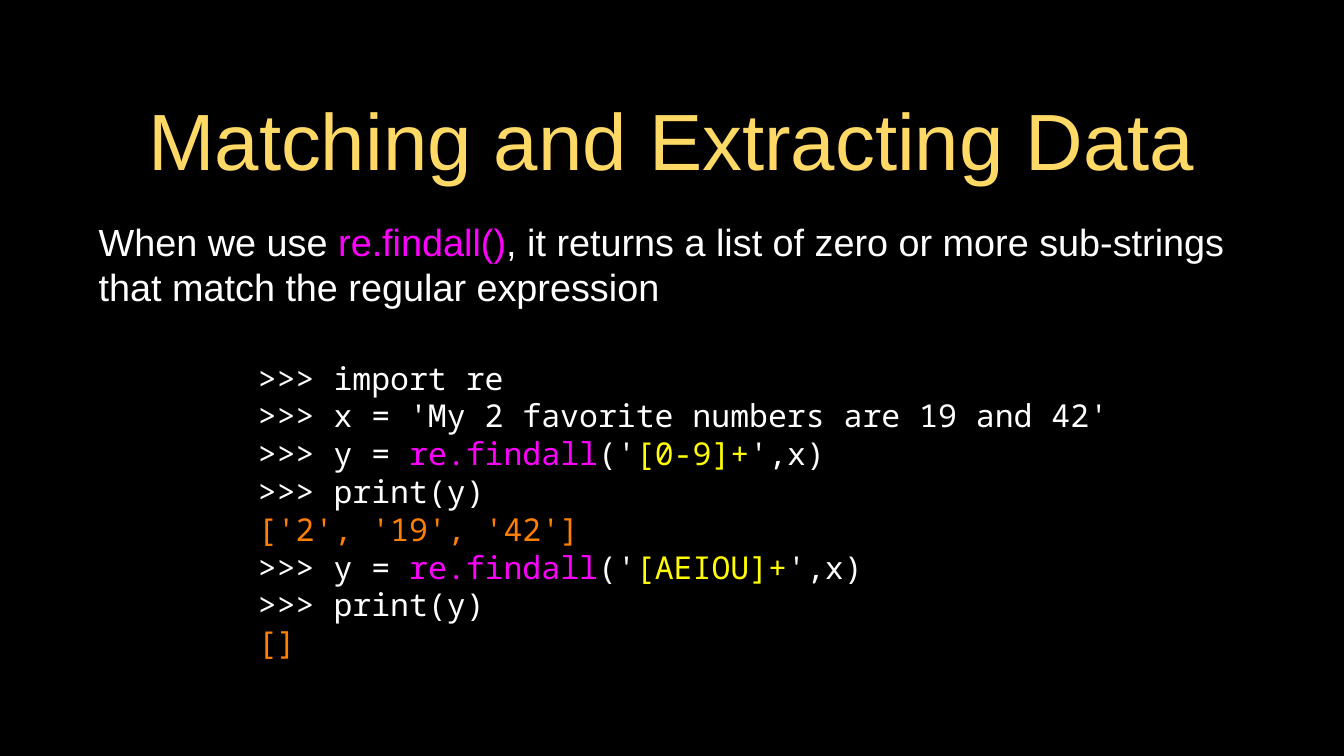
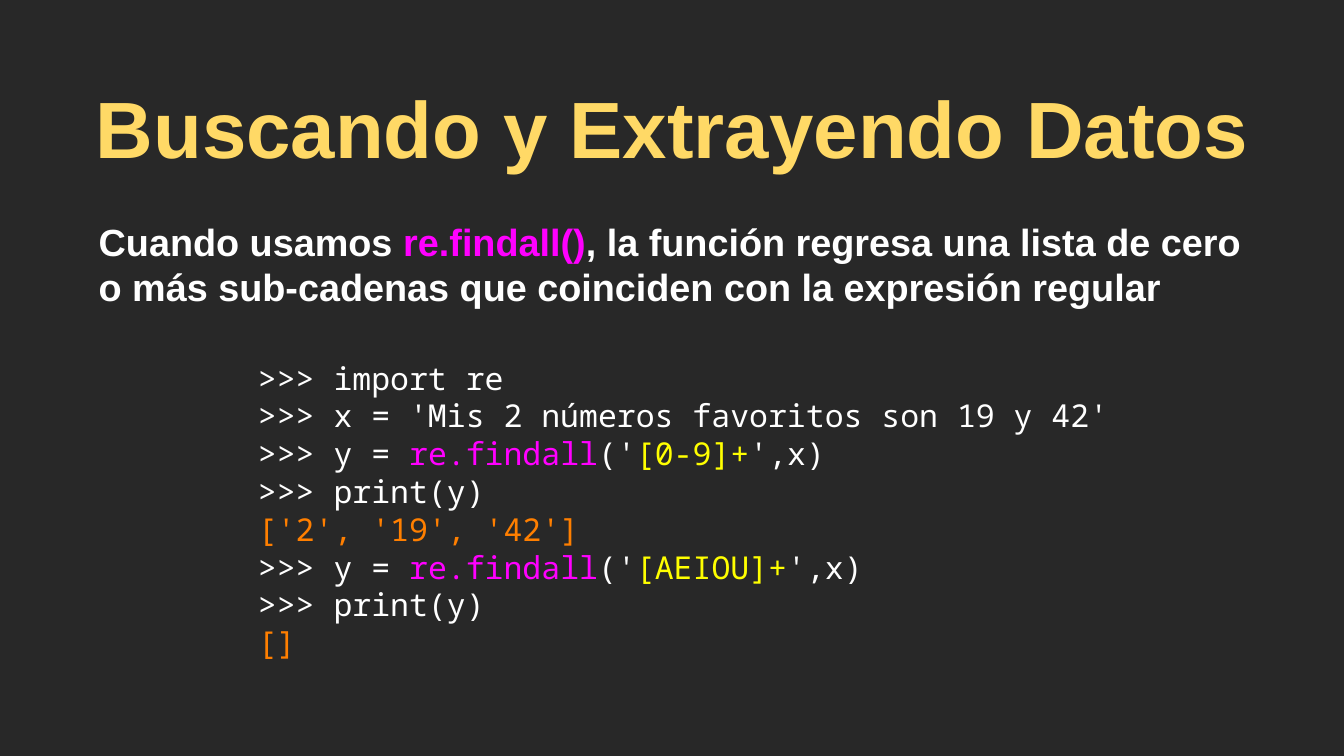
Before and after one commit to csev/py4e, a slide deck: slide 15 of lectures3/Pythonlearn-11-Regex.pptx. Drawn at 1344x756 pixels with LibreOffice and Linux fonts; fonts in the diff are those of the drawing. Boxes give left, top, right and bottom in pixels: in the first picture for what was removed or moved away, otherwise in the second. Text is boxed around its words. In the diff, an @@ line names an element or a change of style, - is before the commit and + after.

```diff
--- a/lectures3/Pythonlearn-11-Regex.pptx
+++ b/lectures3/Pythonlearn-11-Regex.pptx
@@ background #000000 to #282828 @@
@@ title at [96,100,1248,173]: text changed; bold on @@
-Matching and Extracting Data
+Buscando y Extrayendo Datos
@@ text at [99,228,1241,308]: text changed; bold on @@
-When we use re.findall(), it returns a list of zero or more sub-strings that match the regular expression
+Cuando usamos re.findall(), la función regresa una lista de cero o más sub-cadenas que coinciden con la expresión regular
@@ text at [334,403,1108,435]: text changed @@
->>> x = 'My 2 favorite numbers are 19 and 42'
+>>> x = 'Mis 2 números favoritos son 19 y 42'
@@ rectangle removed at [0,691,1344,756] @@
```
Also in this commit, not shown: 27 other slides changed, 6 slides added, 6 slides removed, 1 other file.
